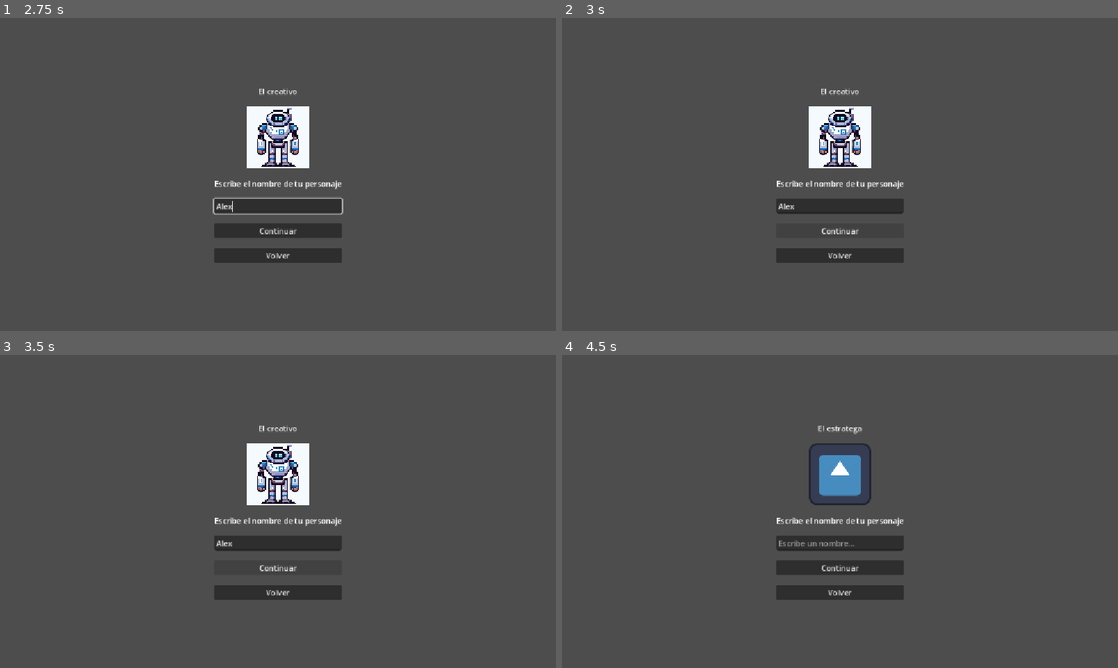
Above: before the commit, frames 1-4 (two rows, left to right).
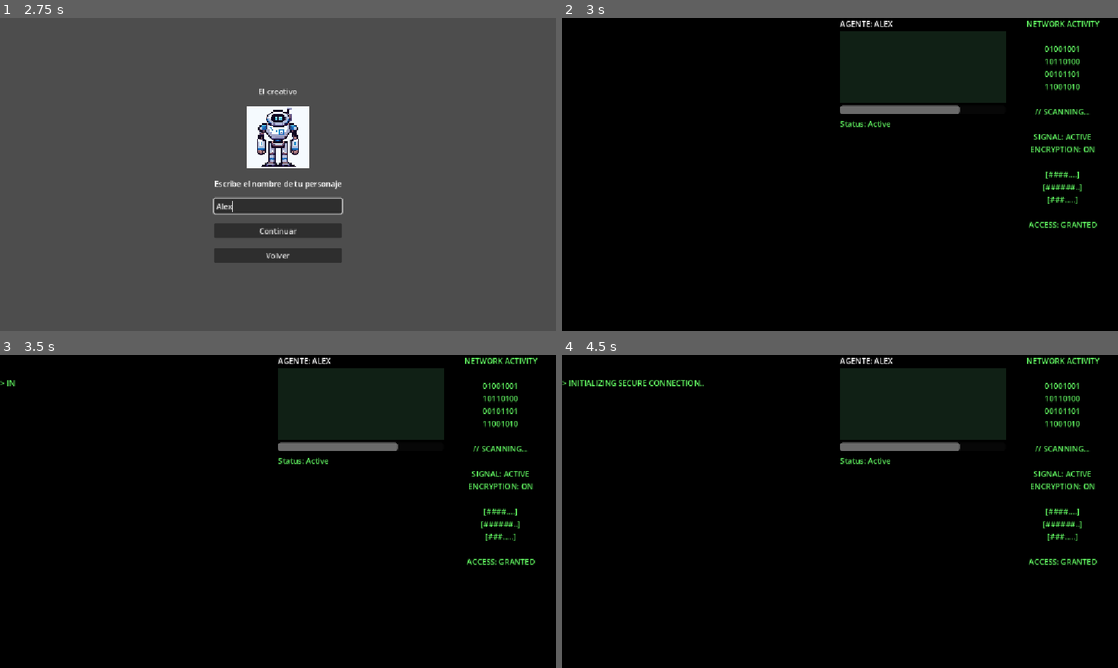
Above: after the commit, the same moments.

Repository: Laura26cal/UNlema
Game: Godot game, scene res://Scenes/main_menu.tscn
Same seed, same stepped clock (60 frames per second), same inputs: the game is played once before the commit and once after it. The engine's default icon, where the game draws it, is replaced by a stand-in: a white triangle on a blue panel in a dark square.
Inputs (mouse positions are in pixels of both pictures, inside the frame that each line leads up to):
- Up to frame 1 (2.75 s): click "Juega ya" at 0.5 s; click "El creativo" at 1.25 s; click (278, 205) at 2.02 s; type "Alex" at 2.1 s
- Up to frame 2 (3 s): click "Continuar" at 2.75 s
- Up to frame 3 (3.5 s): no input
- Up to frame 4 (4.5 s): click (840, 592) at 3.5 s, where only the run before the commit has a clickable "Volver"; click (878, 508) at 4.25 s, where only the run before the commit has a clickable "El estratega"

Frame 1 is identical in both runs. In frame 2, 100% of the frame differs, in the area x 0-100%, y 0-100%; in frame 3, 100%; in frame 4, 100%.

Commit message:
Inicio del juego - tematica de hacker screen

Diff:
--- a/Scenes/character_setup.tscn
+++ b/Scenes/character_setup.tscn
@@ -49,4 +49,5 @@
 layout_mode = 2
 text = "Volver"
 
+[connection signal="pressed" from="CenterContainer/VBoxContainer/ContinueButton" to="." method="_on_continue_button_pressed"]
 [connection signal="pressed" from="CenterContainer/VBoxContainer/BackButton" to="." method="_on_back_button_pressed"]
--- /dev/null
+++ b/Scenes/intro_screen.tscn
@@ -0,0 +1,91 @@
+[gd_scene format=3 uid="uid://byx30auug6nxe"]
+
+[ext_resource type="Script" uid="uid://bdnyf0b14i7ek" path="res://Scripts/intro_screen.gd" id="1_vxnr6"]
+
+[node name="IntroScreen" type="Control" unique_id=1360528829]
+layout_mode = 3
+anchors_preset = 15
+anchor_right = 1.0
+anchor_bottom = 1.0
+grow_horizontal = 2
+grow_vertical = 2
+script = ExtResource("1_vxnr6")
+
+[node name="ColorRect" type="ColorRect" parent="." unique_id=333721612]
+layout_mode = 1
+anchors_preset = 15
+anchor_right = 1.0
+anchor_bottom = 1.0
+grow_horizontal = 2
+grow_vertical = 2
+color = Color(0, 0, 0, 1)
+
+[node name="MarginContainer" type="MarginContainer" parent="." unique_id=2071464012]
+layout_mode = 1
+anchors_preset = 15
+anchor_right = 1.0
+anchor_bottom = 1.0
+grow_horizontal = 2
+grow_vertical = 2
+
+[node name="HBoxContainer" type="HBoxContainer" parent="MarginContainer" unique_id=86775211]
+layout_mode = 2
+
+[node name="TerminalPanel" type="RichTextLabel" parent="MarginContainer/HBoxContainer" unique_id=1939167466]
+layout_mode = 2
+size_flags_horizontal = 3
+size_flags_stretch_ratio = 5.0
+bbcode_enabled = true
+
+[node name="CenterPanel" type="VBoxContainer" parent="MarginContainer/HBoxContainer" unique_id=1570100594]
+layout_mode = 2
+size_flags_horizontal = 3
+size_flags_stretch_ratio = 3.0
+
+[node name="WelcomeLabel" type="Label" parent="MarginContainer/HBoxContainer/CenterPanel" unique_id=586441248]
+layout_mode = 2
+
+[node name="MapPlaceholder" type="ColorRect" parent="MarginContainer/HBoxContainer/CenterPanel" unique_id=743689559]
+custom_minimum_size = Vector2(240, 150)
+layout_mode = 2
+color = Color(0.0627451, 0.1254902, 0.08235294, 1)
+
+[node name="ConnectionProgress" type="ProgressBar" parent="MarginContainer/HBoxContainer/CenterPanel" unique_id=1024044068]
+custom_minimum_size = Vector2(0, 18)
+layout_mode = 2
+value = 72.0
+show_percentage = false
+
+[node name="ObjectivePanel" type="PanelContainer" parent="MarginContainer/HBoxContainer/CenterPanel" unique_id=915236583]
+layout_mode = 2
+
+[node name="StatusLabel" type="Label" parent="MarginContainer/HBoxContainer/CenterPanel" unique_id=939491193]
+layout_mode = 2
+theme_override_colors/font_color = Color(0.39607844, 1, 0.39607844, 1)
+text = "Status: Active"
+
+[node name="SymbolsLabel" type="Label" parent="MarginContainer/HBoxContainer" unique_id=976017925]
+layout_mode = 2
+size_flags_horizontal = 3
+size_flags_vertical = 1
+size_flags_stretch_ratio = 2.0
+theme_override_colors/font_color = Color(0.39607844, 1, 0.39607844, 1)
+text = "NETWORK ACTIVITY
+
+01001001
+10110100
+00101101
+11001010
+
+// SCANNING...
+
+SIGNAL: ACTIVE
+ENCRYPTION: ON
+
+[####....]
+[######..]
+[###.....]
+
+ACCESS: GRANTED"
+horizontal_alignment = 1
+autowrap_mode = 2
--- a/Scripts/character_setup.gd
+++ b/Scripts/character_setup.gd
@@ -17,6 +17,8 @@
 @onready var character_name: Label = $CenterContainer/VBoxContainer/CharacterName
 
 @onready var character_preview: TextureRect = $CenterContainer/VBoxContainer/CharacterPreview
+
+@onready var name_input = $CenterContainer/VBoxContainer/NameInput
 
 # Called when the node enters the scene tree for the first time.
 func _ready():
@@ -38,5 +40,16 @@
 func _process(delta):
 	pass
 
+func _on_continue_button_pressed():
+	var entered_name = name_input.text.strip_edges()
+
+	if entered_name.is_empty():
+		print("Por favor, escribe tu nombre.")
+		return
+
+	Global.nombre_jugador = entered_name
+	print("Nombre del jugador: ", Global.nombre_jugador)
+	get_tree().change_scene_to_file("res://Scenes/intro_screen.tscn")
+
 func _on_back_button_pressed():
 	get_tree().change_scene_to_file("res://Scenes/character_select.tscn")
--- /dev/null
+++ b/Scripts/intro_screen.gd
@@ -0,0 +1,156 @@
+extends Control
+
+
+@onready var terminal_panel = $MarginContainer/HBoxContainer/TerminalPanel
+@onready var welcome_label = $MarginContainer/HBoxContainer/CenterPanel/WelcomeLabel
+
+# Control del efecto de escritura
+var typing_tween: Tween
+var is_typing: bool = false
+
+# Control de la narración
+var dialogue_started: bool = false
+var current_page: int = 0
+
+# Párrafos de la misión
+var dialogue_pages: Array[String] = [
+	"Bienvenido, Agente {nombre}. Su nueva misión consiste en infiltrarse en Vertex Solutions.",
+
+	"Fundada hace menos de un año, Vertex Solutions prometía revolucionar la sociedad mediante el uso de inteligencia artificial. Sin embargo, hace tres semanas protagonizó una grave filtración: los datos personales de todos sus usuarios quedaron expuestos al público.",
+
+	"Su objetivo es descubrir cómo ocurrió la filtración y determinar si algún miembro de la empresa vendió deliberadamente la información.",
+
+	"Para completar la primera fase de su infiltración, deberá superar tres pruebas: revisión de hoja de vida, entrevista de selección y evaluación de acoplamiento."
+]
+
+
+func _ready():
+	# Mostrar el nombre del agente
+	welcome_label.text = "AGENTE: " + Global.nombre_jugador.to_upper()
+
+	terminal_panel.bbcode_enabled = true
+
+	# Secuencia inicial de conexión
+	terminal_panel.text = """
+
+[color=#65FF65]> INITIALIZING SECURE CONNECTION...[/color]
+[color=#65FF65]> VERIFYING USER CREDENTIALS... [OK][/color]
+[color=#65FF65]> ESTABLISHING ENCRYPTED CHANNEL... [OK][/color]
+[color=#65FF65]> LOADING CLASSIFIED DATABASE...[/color]
+[color=#65FF65]> ACCESS GRANTED.[/color]
+
+[color=#65FF65]SYSTEM READY.[/color]
+"""
+
+	terminal_panel.visible_characters = 0
+
+	# Esperar antes de comenzar la animación
+	await get_tree().create_timer(0.5).timeout
+
+	# Animar la secuencia inicial
+	is_typing = true
+	typing_tween = create_tween()
+
+	typing_tween.tween_property(
+		terminal_panel,
+		"visible_characters",
+		terminal_panel.get_total_character_count(),
+		6.0
+	)
+
+	await typing_tween.finished
+	is_typing = false
+
+	# Esperar a que el jugador decida continuar
+	terminal_panel.text += "\n\n[color=#65FF65]> PRESS SPACE TO CONTINUE...[/color]"
+	terminal_panel.visible_characters = -1
+
+	await get_tree().create_timer(0.3).timeout
+
+	await _wait_for_space()
+
+	# Iniciar la narración
+	dialogue_started = true
+	_show_dialogue_page()
+
+
+# Mostrar el párrafo correspondiente
+func _show_dialogue_page():
+
+	if current_page >= dialogue_pages.size():
+		_finish_dialogue()
+		return
+
+	var page_text = dialogue_pages[current_page]
+
+	# Sustituir el nombre del agente
+	page_text = page_text.replace("{nombre}", Global.nombre_jugador)
+
+	terminal_panel.text = "[color=#65FF65]> " + page_text + "[/color]"
+
+	terminal_panel.visible_characters = 0
+
+	# Calcular duración según la cantidad de caracteres
+	var character_count = terminal_panel.get_total_character_count()
+	var typing_duration = maxf(1.0, character_count * 0.025)
+
+	# Crear animación
+	is_typing = true
+	typing_tween = create_tween()
+
+	typing_tween.tween_property(
+		terminal_panel,
+		"visible_characters",
+		character_count,
+		typing_duration
+	)
+
+	typing_tween.finished.connect(_on_typing_finished)
+
+
+# Se ejecuta cuando termina de escribirse un párrafo
+func _on_typing_finished():
+	is_typing = false
+
+
+# Controlar el avance mediante el teclado
+func _unhandled_input(event):
+
+	if not dialogue_started:
+		return
+
+	if event is InputEventKey and event.is_action_pressed("ui_accept") and not event.is_echo():
+
+		# Si el texto sigue escribiéndose, mostrarlo completo
+		if is_typing:
+			typing_tween.kill()
+			terminal_panel.visible_characters = -1
+			is_typing = false
+
+		# Si ya terminó, avanzar al siguiente párrafo
+		else:
+			current_page += 1
+			_show_dialogue_page()
+
+
+# Finalizar la narración
+func _finish_dialogue():
+
+	dialogue_started = false
+
+	terminal_panel.text = """
+
+[color=#65FF65]> MISSION BRIEFING COMPLETE.[/color]
+
+[color=#65FF65]> AWAITING AGENT INSTRUCTIONS...[/color]
+"""
+	terminal_panel.visible_characters = -1
+
+	print("Introducción finalizada.")
+
+func _wait_for_space():
+	while true:
+		await get_tree().process_frame
+
+		if Input.is_action_just_pressed("ui_accept"):
+			break
Not shown, added: Scripts/intro_screen.gd.uid
